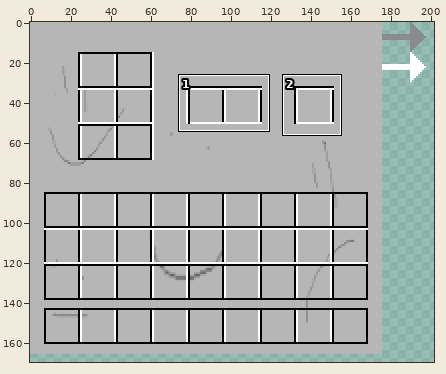
Edited in one commit: sprite sheet (src/main/resources/assets/eurekacraft/textures/screens/ref_table_screen.png). Above: a wide view before the commit, with the close-up outlined.
Close-up. Old version:
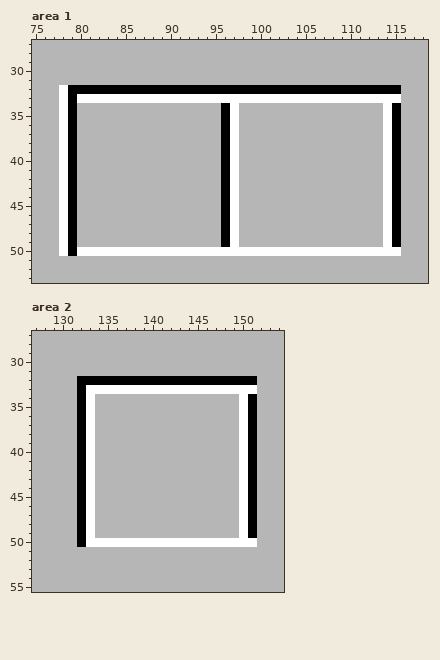
The file is 256x256 pixels. Colours within 5 levels of each other are drawn and written as one. Shown: area 1: x 75..118, y 27..53; area 2: x 127..154, y 27..55. The wide view leaves out empty margins. The commit also changed other parts of the picture, which this record leaves out.
Once edited:
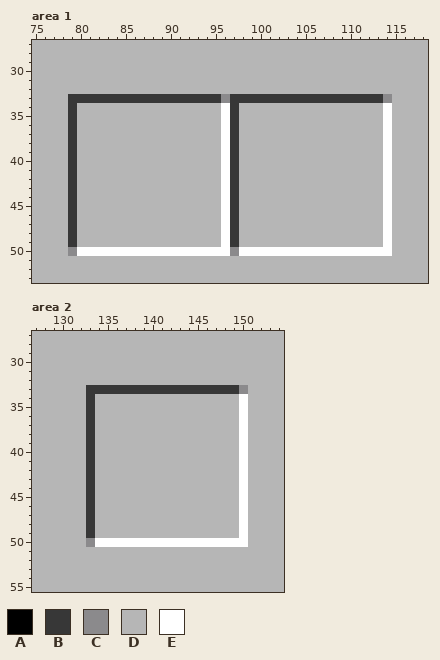
Palette (. is transparent): A #000000  B #373737  C #8b8a8c  D #b6b6b6  E #ffffff
Changes in this commit:
--- area 1
@@ x 75..118 @@
 31 DDDDDDDDDDDDDDDDDDDDDDDDDDDDDDDDDDDDDDDDDDDD
-32 DDDEAAAAAAAAAAAAAAAAAAAAAAAAAAAAAAAAAAAAADDD
-33 DDDEAEEEEEEEEEEEEEEEEEEEEEEEEEEEEEEEEEEEEDDD
-34 DDDEADDDDDDDDDDDDDDDDAEDDDDDDDDDDDDDDDDEADDD
-35 DDDEADDDDDDDDDDDDDDDDAEDDDDDDDDDDDDDDDDEADDD
-36 DDDEADDDDDDDDDDDDDDDDAEDDDDDDDDDDDDDDDDEADDD
-37 DDDEADDDDDDDDDDDDDDDDAEDDDDDDDDDDDDDDDDEADDD
-38 DDDEADDDDDDDDDDDDDDDDAEDDDDDDDDDDDDDDDDEADDD
-39 DDDEADDDDDDDDDDDDDDDDAEDDDDDDDDDDDDDDDDEADDD
-40 DDDEADDDDDDDDDDDDDDDDAEDDDDDDDDDDDDDDDDEADDD
-41 DDDEADDDDDDDDDDDDDDDDAEDDDDDDDDDDDDDDDDEADDD
-42 DDDEADDDDDDDDDDDDDDDDAEDDDDDDDDDDDDDDDDEADDD
-43 DDDEADDDDDDDDDDDDDDDDAEDDDDDDDDDDDDDDDDEADDD
-44 DDDEADDDDDDDDDDDDDDDDAEDDDDDDDDDDDDDDDDEADDD
-45 DDDEADDDDDDDDDDDDDDDDAEDDDDDDDDDDDDDDDDEADDD
-46 DDDEADDDDDDDDDDDDDDDDAEDDDDDDDDDDDDDDDDEADDD
-47 DDDEADDDDDDDDDDDDDDDDAEDDDDDDDDDDDDDDDDEADDD
-48 DDDEADDDDDDDDDDDDDDDDAEDDDDDDDDDDDDDDDDEADDD
-49 DDDEADDDDDDDDDDDDDDDDAEDDDDDDDDDDDDDDDDEADDD
-50 DDDEAEEEEEEEEEEEEEEEEEEEEEEEEEEEEEEEEEEEEDDD
+32 DDDDDDDDDDDDDDDDDDDDDDDDDDDDDDDDDDDDDDDDDDDD
+33 DDDDBBBBBBBBBBBBBBBBBCBBBBBBBBBBBBBBBBBCDDDD
+34 DDDDBDDDDDDDDDDDDDDDDEBDDDDDDDDDDDDDDDDEDDDD
+35 DDDDBDDDDDDDDDDDDDDDDEBDDDDDDDDDDDDDDDDEDDDD
+36 DDDDBDDDDDDDDDDDDDDDDEBDDDDDDDDDDDDDDDDEDDDD
+37 DDDDBDDDDDDDDDDDDDDDDEBDDDDDDDDDDDDDDDDEDDDD
+38 DDDDBDDDDDDDDDDDDDDDDEBDDDDDDDDDDDDDDDDEDDDD
+39 DDDDBDDDDDDDDDDDDDDDDEBDDDDDDDDDDDDDDDDEDDDD
+40 DDDDBDDDDDDDDDDDDDDDDEBDDDDDDDDDDDDDDDDEDDDD
+41 DDDDBDDDDDDDDDDDDDDDDEBDDDDDDDDDDDDDDDDEDDDD
+42 DDDDBDDDDDDDDDDDDDDDDEBDDDDDDDDDDDDDDDDEDDDD
+43 DDDDBDDDDDDDDDDDDDDDDEBDDDDDDDDDDDDDDDDEDDDD
+44 DDDDBDDDDDDDDDDDDDDDDEBDDDDDDDDDDDDDDDDEDDDD
+45 DDDDBDDDDDDDDDDDDDDDDEBDDDDDDDDDDDDDDDDEDDDD
+46 DDDDBDDDDDDDDDDDDDDDDEBDDDDDDDDDDDDDDDDEDDDD
+47 DDDDBDDDDDDDDDDDDDDDDEBDDDDDDDDDDDDDDDDEDDDD
+48 DDDDBDDDDDDDDDDDDDDDDEBDDDDDDDDDDDDDDDDEDDDD
+49 DDDDBDDDDDDDDDDDDDDDDEBDDDDDDDDDDDDDDDDEDDDD
+50 DDDDCEEEEEEEEEEEEEEEEECEEEEEEEEEEEEEEEEEDDDD
 51 DDDDDDDDDDDDDDDDDDDDDDDDDDDDDDDDDDDDDDDDDDDD
--- area 2
@@ x 127..154 @@
 31 DDDDDDDDDDDDDDDDDDDDDDDDDDDD
-32 DDDDDAAAAAAAAAAAAAAAAAAAADDD
-33 DDDDDAEEEEEEEEEEEEEEEEEEEDDD
-34 DDDDDAEDDDDDDDDDDDDDDDDEADDD
-35 DDDDDAEDDDDDDDDDDDDDDDDEADDD
-36 DDDDDAEDDDDDDDDDDDDDDDDEADDD
-37 DDDDDAEDDDDDDDDDDDDDDDDEADDD
-38 DDDDDAEDDDDDDDDDDDDDDDDEADDD
-39 DDDDDAEDDDDDDDDDDDDDDDDEADDD
-40 DDDDDAEDDDDDDDDDDDDDDDDEADDD
-41 DDDDDAEDDDDDDDDDDDDDDDDEADDD
-42 DDDDDAEDDDDDDDDDDDDDDDDEADDD
-43 DDDDDAEDDDDDDDDDDDDDDDDEADDD
-44 DDDDDAEDDDDDDDDDDDDDDDDEADDD
-45 DDDDDAEDDDDDDDDDDDDDDDDEADDD
-46 DDDDDAEDDDDDDDDDDDDDDDDEADDD
-47 DDDDDAEDDDDDDDDDDDDDDDDEADDD
-48 DDDDDAEDDDDDDDDDDDDDDDDEADDD
-49 DDDDDAEDDDDDDDDDDDDDDDDEADDD
-50 DDDDDAEEEEEEEEEEEEEEEEEEEDDD
+32 DDDDDDDDDDDDDDDDDDDDDDDDDDDD
+33 DDDDDDBBBBBBBBBBBBBBBBBCDDDD
+34 DDDDDDBDDDDDDDDDDDDDDDDEDDDD
+35 DDDDDDBDDDDDDDDDDDDDDDDEDDDD
+36 DDDDDDBDDDDDDDDDDDDDDDDEDDDD
+37 DDDDDDBDDDDDDDDDDDDDDDDEDDDD
+38 DDDDDDBDDDDDDDDDDDDDDDDEDDDD
+39 DDDDDDBDDDDDDDDDDDDDDDDEDDDD
+40 DDDDDDBDDDDDDDDDDDDDDDDEDDDD
+41 DDDDDDBDDDDDDDDDDDDDDDDEDDDD
+42 DDDDDDBDDDDDDDDDDDDDDDDEDDDD
+43 DDDDDDBDDDDDDDDDDDDDDDDEDDDD
+44 DDDDDDBDDDDDDDDDDDDDDDDEDDDD
+45 DDDDDDBDDDDDDDDDDDDDDDDEDDDD
+46 DDDDDDBDDDDDDDDDDDDDDDDEDDDD
+47 DDDDDDBDDDDDDDDDDDDDDDDEDDDD
+48 DDDDDDBDDDDDDDDDDDDDDDDEDDDD
+49 DDDDDDBDDDDDDDDDDDDDDDDEDDDD
+50 DDDDDDCEEEEEEEEEEEEEEEEEDDDD
 51 DDDDDDDDDDDDDDDDDDDDDDDDDDDD
Boxes around the changes in both close-ups, in picture pixels (x1, y1, x2, y2):
changed: (59, 85, 401, 256)
changed: (77, 376, 257, 547)
